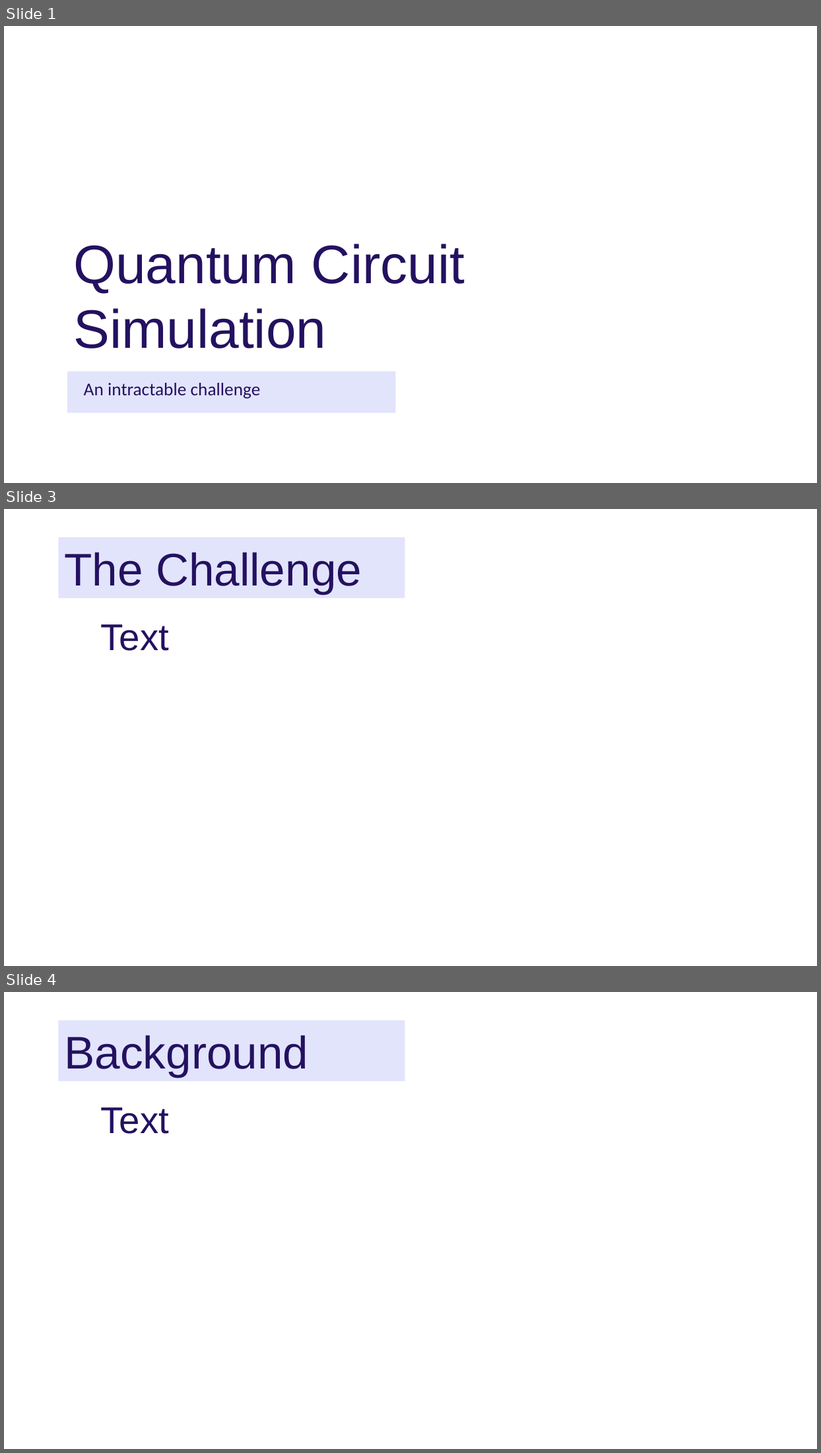
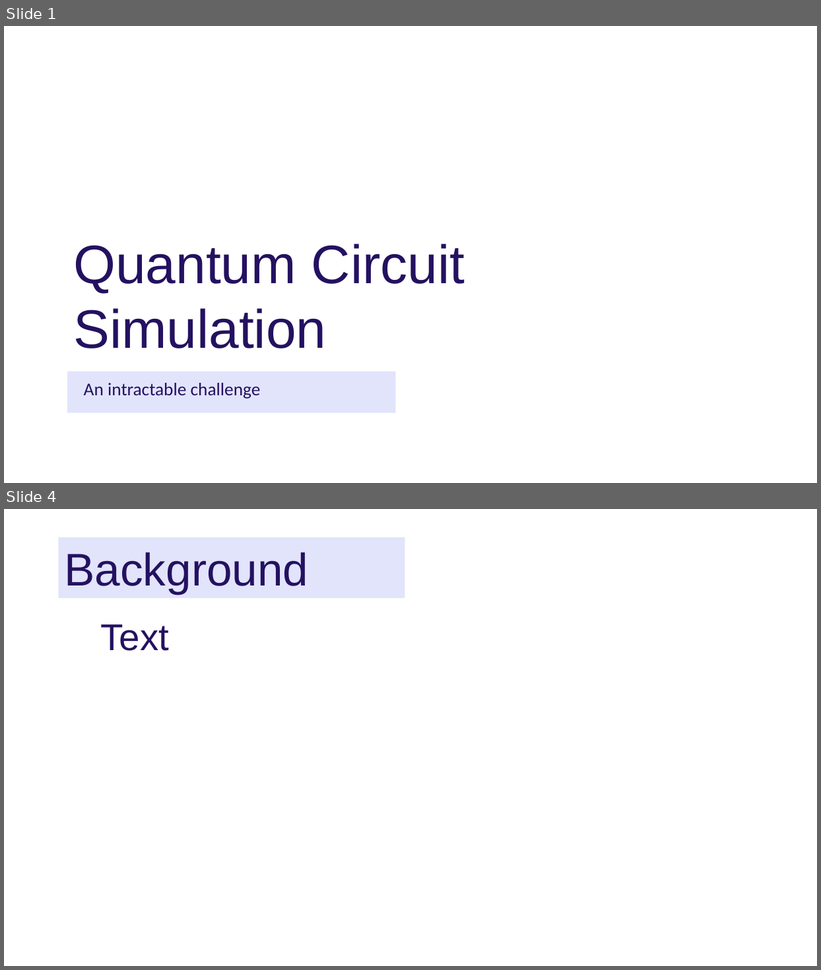
Before and after one commit to danm7251/CSCM712, a slide deck: Quantum Circuit Simulation.pptx. Shown one above the other, each under a label of ours: slides 1, 3 and 4 before the commit, slides 1 and 4 after it; the slides between them are not shown. The pictures are 821x1453 and 821x970 pixels, drawn with LibreOffice and Linux fonts; fonts in the diff are those of the drawing; background and template pictures are left out. Boxes give left, top, right and bottom in pixels: in the first picture for what was removed or moved away, otherwise in the second. Text is boxed around its words. In the diff, an @@ line names an element or a change of style, - is before the commit and + after.

```diff
--- a/Quantum Circuit Simulation.pptx
+++ b/Quantum Circuit Simulation.pptx
@@ slide 3 removed at [4, 509, 817, 966], background #FFFFFF @@
@@ title removed at [58, 537, 405, 599] @@
-The Challenge
@@ title removed at [100, 625, 168, 651] @@
-Text
```
Also in this commit, not shown: 1 slide changed, 3 slides added.
